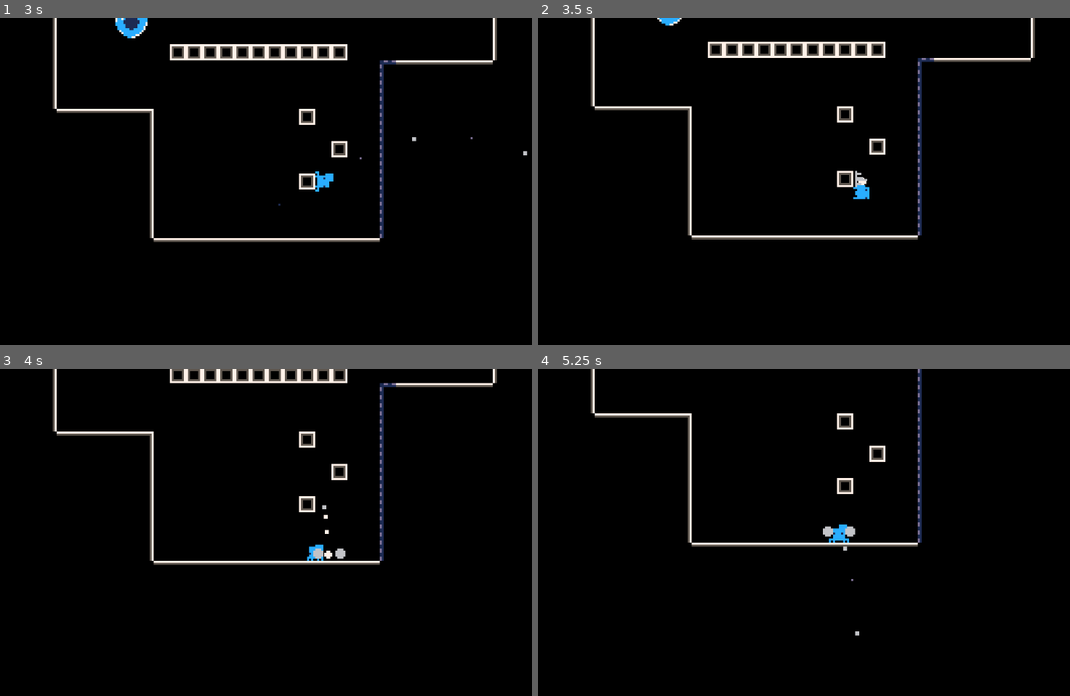
Above: before the commit, frames 1-4 (two rows, left to right).
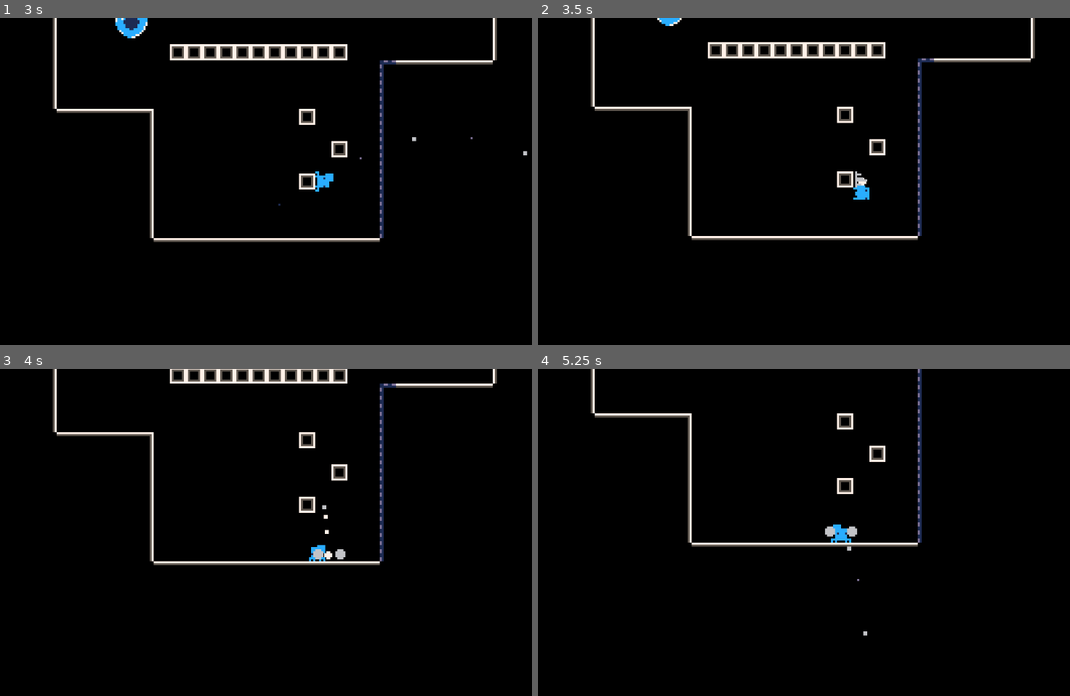
Above: after the commit, the same moments.

Repository: Flamenccio/spider-jump
Game: Godot game, scene res://scenes/misc/test_world.tscn
Same seed, same stepped clock (60 frames per second), same inputs: the game is played once before the commit and once after it. This scene is started directly instead of the project's main scene.
Inputs (mouse positions are in pixels of both pictures, inside the frame that each line leads up to):
- Up to frame 1 (3 s): tap Enter at 0.5 s; move the mouse to (393, 165) at 0.52 s; press the mouse at (393, 165) at 0.53 s; hold D (move_right) 0.53-1.25 s; release the mouse at (393, 165) at 1.25 s; drag from (148, 197) to (239, 246) at 1.27 s; move the mouse to (324, 109) at 2.02 s; hold D (move_right) 2.03-2.75 s; tap Delete at 2.1 s; drag from (239, 246) to (319, 181) at 2.77 s
- Up to frame 2 (3.5 s): no input
- Up to frame 3 (4 s): move the mouse to (441, 581) at 3.52 s; hold A (move_left) from 3.53 s (still down); tap V at 3.6 s
- Up to frame 4 (5.25 s): release A (move_left) at 4.25 s; drag from (628, 483) to (841, 545) at 4.27 s; move the mouse to (835, 532) at 5.02 s; hold S (move_down) from 5.03 s (still down); tap Backspace at 5.1 s; click (835, 532) at 5.17 s

Frame 1 is identical in both runs. In frame 2, 1.3% of the frame differs, in the area x 9-94%, y 0-68%; in frame 3, 1.2%; in frame 4, 0.2%.

Commit message:
add audio setting screen

Diff:
--- /dev/null
+++ b/scenes/ui/audio_settings.tscn
@@ -0,0 +1,57 @@
+[gd_scene load_steps=5 format=3 uid="uid://dhn3ipskb6u3a"]
+
+[ext_resource type="Script" uid="uid://cvs0n0h60sq05" path="res://scripts/ui/audio_settings.gd" id="1_2fil4"]
+[ext_resource type="FontFile" uid="uid://m2gxs3lik11m" path="res://fonts/Tiny5-Regular.ttf" id="1_8tsh6"]
+[ext_resource type="PackedScene" uid="uid://3xiwvfjqw7wt" path="res://scenes/ui/volume_group.tscn" id="2_ki30a"]
+
+[sub_resource type="LabelSettings" id="LabelSettings_ki30a"]
+font = ExtResource("1_8tsh6")
+font_size = 64
+
+[node name="AudioSettings" type="Control"]
+layout_mode = 3
+anchors_preset = 15
+anchor_right = 1.0
+anchor_bottom = 1.0
+grow_horizontal = 2
+grow_vertical = 2
+script = ExtResource("1_2fil4")
+
+[node name="Title" type="Label" parent="."]
+layout_mode = 1
+anchors_preset = 5
+anchor_left = 0.5
+anchor_right = 0.5
+offset_left = -76.0
+offset_top = 58.0
+offset_right = 76.0
+offset_bottom = 130.0
+grow_horizontal = 2
+text = "Audio"
+label_settings = SubResource("LabelSettings_ki30a")
+horizontal_alignment = 1
+vertical_alignment = 1
+
+[node name="VolumeGroup" parent="." instance=ExtResource("2_ki30a")]
+layout_mode = 1
+offset_top = -91.0
+offset_bottom = -51.0
+volume_bus_name = "Master"
+
+[node name="VolumeGroup3" parent="." instance=ExtResource("2_ki30a")]
+layout_mode = 1
+offset_top = 81.0
+offset_bottom = 121.0
+volume_bus_name = "SFX"
+
+[node name="VolumeGroup2" parent="." instance=ExtResource("2_ki30a")]
+layout_mode = 1
+offset_top = -4.0
+offset_bottom = 36.0
+volume_bus_name = "UI"
+
+[node name="VolumeGroup4" parent="." instance=ExtResource("2_ki30a")]
+layout_mode = 1
+offset_top = 165.0
+offset_bottom = 205.0
+volume_bus_name = "Music"
--- /dev/null
+++ b/scenes/ui/slider.tscn
@@ -0,0 +1,43 @@
+[gd_scene load_steps=7 format=3 uid="uid://vdltegqe4p5c"]
+
+[ext_resource type="Texture2D" uid="uid://jpwfp0pf5xyl" path="res://sprites/slider.png" id="1_q3p31"]
+
+[sub_resource type="AtlasTexture" id="AtlasTexture_2fil4"]
+atlas = ExtResource("1_q3p31")
+region = Rect2(0, 0, 16, 16)
+
+[sub_resource type="AtlasTexture" id="AtlasTexture_ki30a"]
+atlas = ExtResource("1_q3p31")
+region = Rect2(16, 0, 64, 16)
+
+[sub_resource type="StyleBoxTexture" id="StyleBoxTexture_2fil4"]
+texture = SubResource("AtlasTexture_ki30a")
+texture_margin_left = 7.0
+texture_margin_top = 7.0
+texture_margin_right = 7.0
+texture_margin_bottom = 7.0
+
+[sub_resource type="AtlasTexture" id="AtlasTexture_evj6w"]
+atlas = ExtResource("1_q3p31")
+region = Rect2(16, 16, 64, 16)
+
+[sub_resource type="StyleBoxTexture" id="StyleBoxTexture_qv31i"]
+texture = SubResource("AtlasTexture_evj6w")
+texture_margin_left = 7.0
+texture_margin_top = 7.0
+texture_margin_right = 7.0
+texture_margin_bottom = 7.0
+
+[node name="Slider" type="HSlider"]
+texture_filter = 1
+offset_right = 269.0
+offset_bottom = 16.0
+scale = Vector2(4, 4)
+theme_override_icons/grabber = SubResource("AtlasTexture_2fil4")
+theme_override_icons/grabber_highlight = SubResource("AtlasTexture_2fil4")
+theme_override_icons/grabber_disabled = SubResource("AtlasTexture_2fil4")
+theme_override_styles/slider = SubResource("StyleBoxTexture_2fil4")
+theme_override_styles/grabber_area = SubResource("StyleBoxTexture_qv31i")
+theme_override_styles/grabber_area_highlight = SubResource("StyleBoxTexture_qv31i")
+scrollable = false
+ticks_position = 3
--- /dev/null
+++ b/scenes/ui/volume_group.tscn
@@ -0,0 +1,83 @@
+[gd_scene load_steps=6 format=3 uid="uid://3xiwvfjqw7wt"]
+
+[ext_resource type="PackedScene" uid="uid://vdltegqe4p5c" path="res://scenes/ui/slider.tscn" id="1_01myj"]
+[ext_resource type="Script" uid="uid://ddapxfdiua1jx" path="res://scripts/ui/volume_slider.gd" id="1_1q0c3"]
+[ext_resource type="FontFile" uid="uid://m2gxs3lik11m" path="res://fonts/Tiny5-Regular.ttf" id="2_1q0c3"]
+
+[sub_resource type="LabelSettings" id="LabelSettings_2fil4"]
+font = ExtResource("2_1q0c3")
+font_size = 32
+
+[sub_resource type="LabelSettings" id="LabelSettings_evj6w"]
+font = ExtResource("2_1q0c3")
+font_size = 32
+
+[node name="VolumeGroup" type="Control"]
+layout_mode = 3
+anchors_preset = 8
+anchor_left = 0.5
+anchor_top = 0.5
+anchor_right = 0.5
+anchor_bottom = 0.5
+offset_left = -20.0
+offset_top = -27.0
+offset_right = 20.0
+offset_bottom = 13.0
+grow_horizontal = 2
+grow_vertical = 2
+script = ExtResource("1_1q0c3")
+
+[node name="Slider" parent="." instance=ExtResource("1_01myj")]
+layout_mode = 1
+anchors_preset = 8
+anchor_left = 0.5
+anchor_top = 0.5
+anchor_right = 0.5
+anchor_bottom = 0.5
+offset_left = -63.0
+offset_top = -30.0
+offset_right = 55.0
+offset_bottom = -14.0
+grow_horizontal = 2
+grow_vertical = 2
+pivot_offset = Vector2(59, 8)
+
+[node name="PercentLabel" type="Label" parent="."]
+layout_mode = 1
+anchors_preset = 8
+anchor_left = 0.5
+anchor_top = 0.5
+anchor_right = 0.5
+anchor_bottom = 0.5
+offset_left = 247.0
+offset_top = -39.0
+offset_right = 315.0
+offset_bottom = -3.0
+grow_horizontal = 2
+grow_vertical = 2
+text = "100%"
+label_settings = SubResource("LabelSettings_2fil4")
+vertical_alignment = 1
+
+[node name="BusLabel" type="Label" parent="."]
+layout_mode = 1
+anchors_preset = 8
+anchor_left = 0.5
+anchor_top = 0.5
+anchor_right = 0.5
+anchor_bottom = 0.5
+offset_left = -359.0
+offset_top = -45.0
+offset_right = -263.0
+offset_bottom = -9.0
+grow_horizontal = 2
+grow_vertical = 2
+text = "Master"
+label_settings = SubResource("LabelSettings_evj6w")
+horizontal_alignment = 2
+vertical_alignment = 1
+
+[connection signal="set_volume_slider" from="." to="Slider" method="set_value"]
+[connection signal="volume_bus_name_updated" from="." to="BusLabel" method="set_text"]
+[connection signal="volume_display_percent_updated" from="." to="PercentLabel" method="set_text"]
+[connection signal="value_changed" from="Slider" to="." method="_on_volume_value_updated"]
--- /dev/null
+++ b/scripts/ui/audio_settings.gd
@@ -0,0 +1,70 @@
+extends Control
+
+## 0% on volume slider
+const _MIN_VOLUME_DB = -80
+
+## 100% on volume slider
+const _MAX_VOLUME_DB = 0
+
+func _ready() -> void:
+
+	var children = get_children()
+	var volume_sliders: Array[VolumeSlider]
+	for c in children:
+		if c is VolumeSlider:
+			volume_sliders.append(c as VolumeSlider)
+
+	var audio_buses = AudioServer.bus_count
+
+	for i in range(audio_buses):
+		# Set volume slider value to corresponding audio bus volume
+		if not _reset_volume_slider(i, volume_sliders):
+			continue
+		# Attach listeners to sliders to adjust audio bus volume when values update
+		_attach_slider_listener(i, volume_sliders)
+
+
+func _reset_volume_slider(bus_index: int, volume_sliders: Array[VolumeSlider]) -> bool:
+
+	var current_volume := AudioServer.get_bus_volume_db(bus_index)
+	var current_bus_name := AudioServer.get_bus_name(bus_index)
+	var slider_index := volume_sliders.find_custom(func(v: VolumeSlider): return v.volume_bus_name == current_bus_name)
+
+	if slider_index < 0:
+		return false
+
+	var slider := volume_sliders[slider_index]
+	var percent = _get_volume_percent(current_volume)
+	slider.set_volume_percent(percent * 100.0)
+	return true
+
+
+func _get_volume_percent(volume_db: float) -> float:
+	var a = (1.0 - 0.0) / (_MAX_VOLUME_DB - _MIN_VOLUME_DB)
+	var b = 1 - a * _MAX_VOLUME_DB
+	return a * volume_db + b
+
+
+func _get_volume_db(volume_percent: float) -> float:
+	var a = (1.0 - 0.0) / (_MAX_VOLUME_DB - _MIN_VOLUME_DB)
+	var b = 1 - a * _MAX_VOLUME_DB
+	return (volume_percent - b) / a
+
+
+func _attach_slider_listener(bus_index: int, volume_sliders: Array[VolumeSlider]) -> void:
+
+	var bus_name := AudioServer.get_bus_name(bus_index)
+	var slider_index := volume_sliders.find_custom(func(v: VolumeSlider): return v.volume_bus_name == bus_name)
+
+	if slider_index < 0:
+		push_error("audio settings: no volume slider corresponding to bus '{0}'".format({"0": bus_name}))
+		return
+
+	var slider := volume_sliders[slider_index]
+	slider.volume_percent_updated.connect(func(f: float): _update_bus_volume.bind(bus_index).call(f))
+
+
+func _update_bus_volume(new_volume_percent: float, bus_index: int) -> void:
+	var normalized_percent = new_volume_percent / 100.0
+	var volume_db = _get_volume_db(normalized_percent)
+	AudioServer.set_bus_volume_db(bus_index, volume_db)
--- /dev/null
+++ b/scripts/ui/volume_slider.gd
@@ -0,0 +1,28 @@
+@tool
+class_name VolumeSlider
+extends Control
+
+signal volume_percent_updated(volume: float)
+signal volume_bus_name_updated(bus_name: String)
+signal volume_display_percent_updated(volume: String)
+signal set_volume_slider(percent: float)
+
+var _volume_bus_name: String
+
+@export var volume_bus_name: String:
+	set(value):
+		_volume_bus_name = value
+		volume_bus_name_updated.emit(value)
+	get:
+		return _volume_bus_name
+
+func set_volume_percent(percent: float) -> void:
+	set_volume_slider.emit(percent)
+
+
+func _on_volume_value_updated(volume: float) -> void:
+	if Engine.is_editor_hint():
+		return
+	volume_percent_updated.emit(volume)
+	var display_value = "{0}%".format({"0": int(roundf(volume))})
+	volume_display_percent_updated.emit(display_value)
--- a/states/idle.gd
+++ b/states/idle.gd
@@ -49,6 +49,6 @@
 
 	if motion_detected:
 		# Snap to position to prevent player getting stuck at corners
-		_player.global_position = snapped_global_position
+		_player.global_position = snapped_global_position.round()
 
 	return motion_detected
Not shown, added: scripts/ui/audio_settings.gd.uid
Not shown, added: scripts/ui/volume_slider.gd.uid
Binary file added: sprites/slider.png
Not shown, added: sprites/slider.png.import
